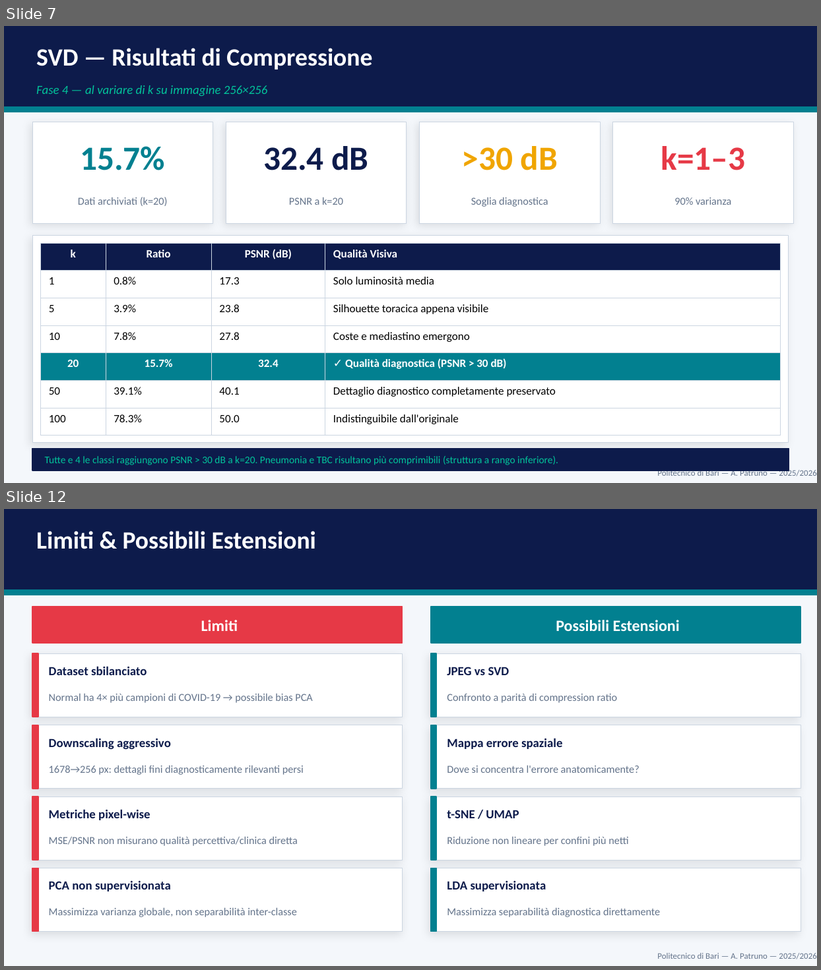
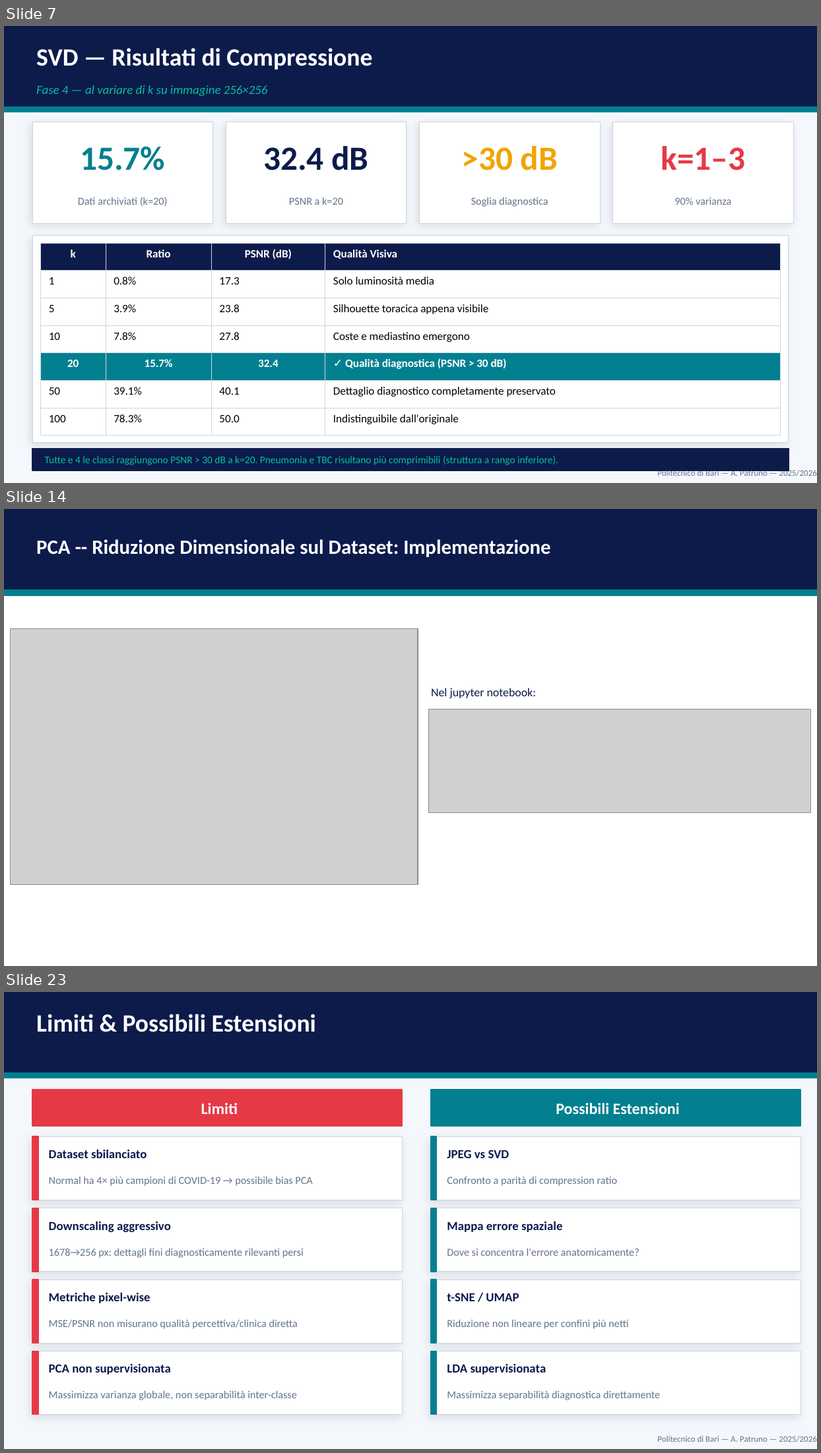
Before and after one commit to andreapatruno1/Image-Compression-and-Analysis, a slide deck: docs/Medical Image Compression and Analysis presentazione.pptx. Shown one above the other, each under a label of ours: slides 7 and 12 before the commit, slides 7, 14 and 23 after it; the slides between them are not shown. The pictures are 821x970 and 821x1453 pixels, drawn with LibreOffice and Linux fonts; fonts in the diff are those of the drawing; grey boxes stand for pictures. Boxes give left, top, right and bottom in pixels: in the first picture for what was removed or moved away, otherwise in the second. Text is boxed around its words. In the diff, an @@ line names an element or a change of style, - is before the commit and + after.

```diff
--- a/docs/Medical Image Compression and Analysis presentazione.pptx
+++ b/docs/Medical Image Compression and Analysis presentazione.pptx
@@ slide 14 added at [4,509,817,966], background #FFFFFF @@
@@ rectangle added at [4,509,817,590], fill #0D1B4B, outline #0D1B4B 1 pt @@
@@ text added at [36,539,550,557], 18 pt, text #FFFFFF, bold @@
+PCA -- Riduzione Dimensionale sul Dataset: Implementazione
@@ rectangle added at [4,590,817,596], fill #028090, outline #028090 1 pt @@
@@ picture added at [11,628,418,885] @@
@@ text added at [431,688,537,698], 10.5 pt, text #0D1B4B @@
+Nel jupyter notebook:
@@ picture added at [429,709,811,813] @@
@@ what was slide 12 is now slide 23 @@
```
Also in this commit, not shown: 7 slides changed, 10 other slides added, 13 other files.
